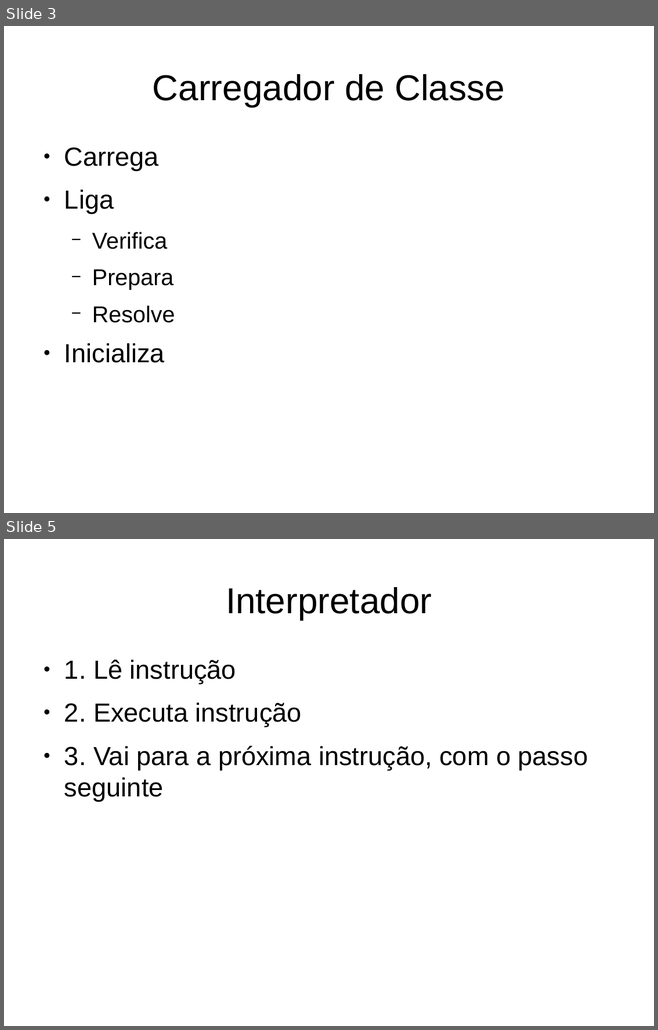
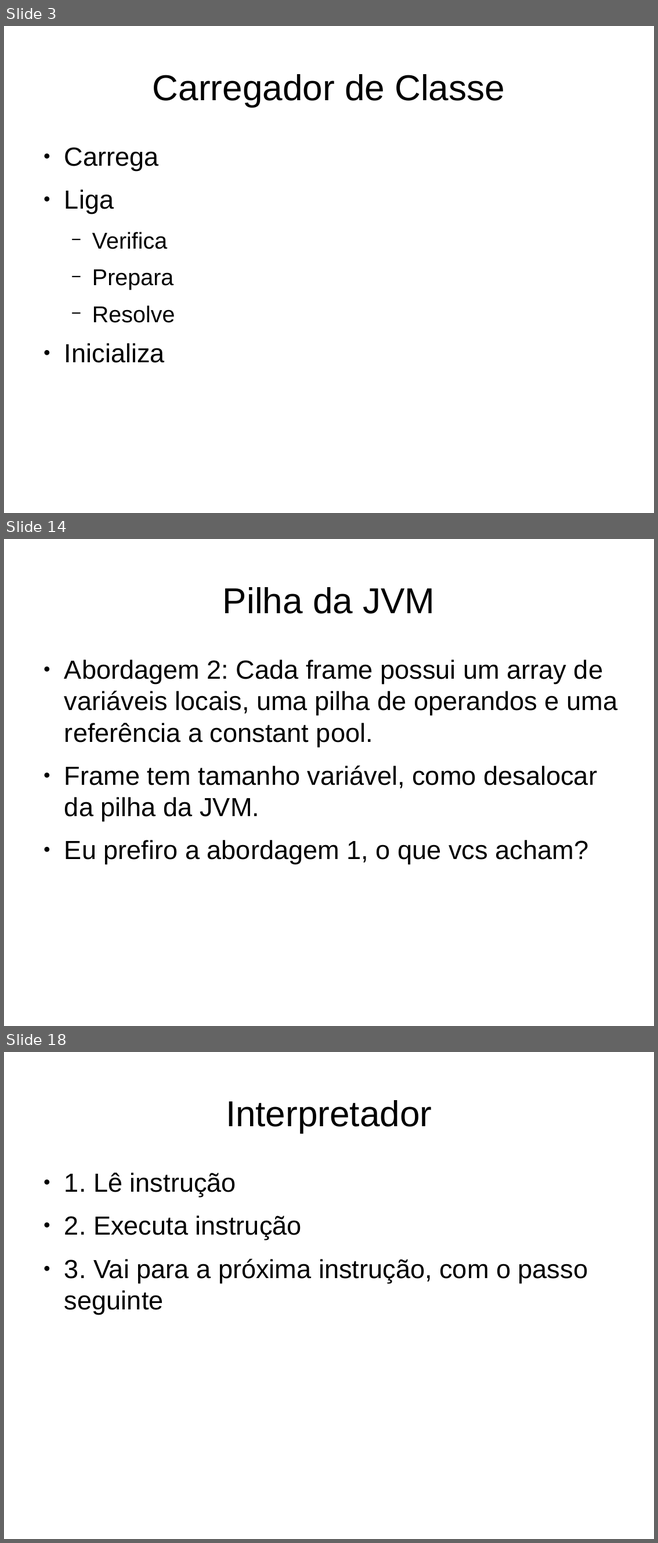
Before and after one commit to gabrielmm1234/jvm-sb, a slide deck: projetoLogico/apresentacao.odp. Shown one above the other, each under a label of ours: slides 3 and 5 before the commit, slides 3, 14 and 18 after it; the slides between them are not shown. The pictures are 658x1030 and 658x1543 pixels, drawn with LibreOffice and Linux fonts; fonts in the diff are those of the drawing. Boxes give left, top, right and bottom in pixels: in the first picture for what was removed or moved away, otherwise in the second. Text is boxed around its words. In the diff, an @@ line names an element or a change of style, - is before the commit and + after.

```diff
--- a/projetoLogico/apresentacao.odp
+++ b/projetoLogico/apresentacao.odp
@@ slide 14 added at (4, 539, 654, 1026), background #FFFFFF @@
@@ title added at (223, 587, 434, 614), 44 pt, text #000000 @@
+Pilha da JVM
@@ text added at (64, 660, 618, 864), 32 pt, text #000000 @@
+● Abordagem 2: Cada frame possui um array de variáveis locais, uma pilha de operandos e uma referência a constant pool.
+● Frame tem tamanho variável, como desalocar da pilha da JVM.
+● Eu prefiro a abordagem 1, o que vcs acham?
@@ what was slide 5 is now slide 18 @@
```
Also in this commit, not shown: 4 slides changed, 9 other slides added, 2 other files.
